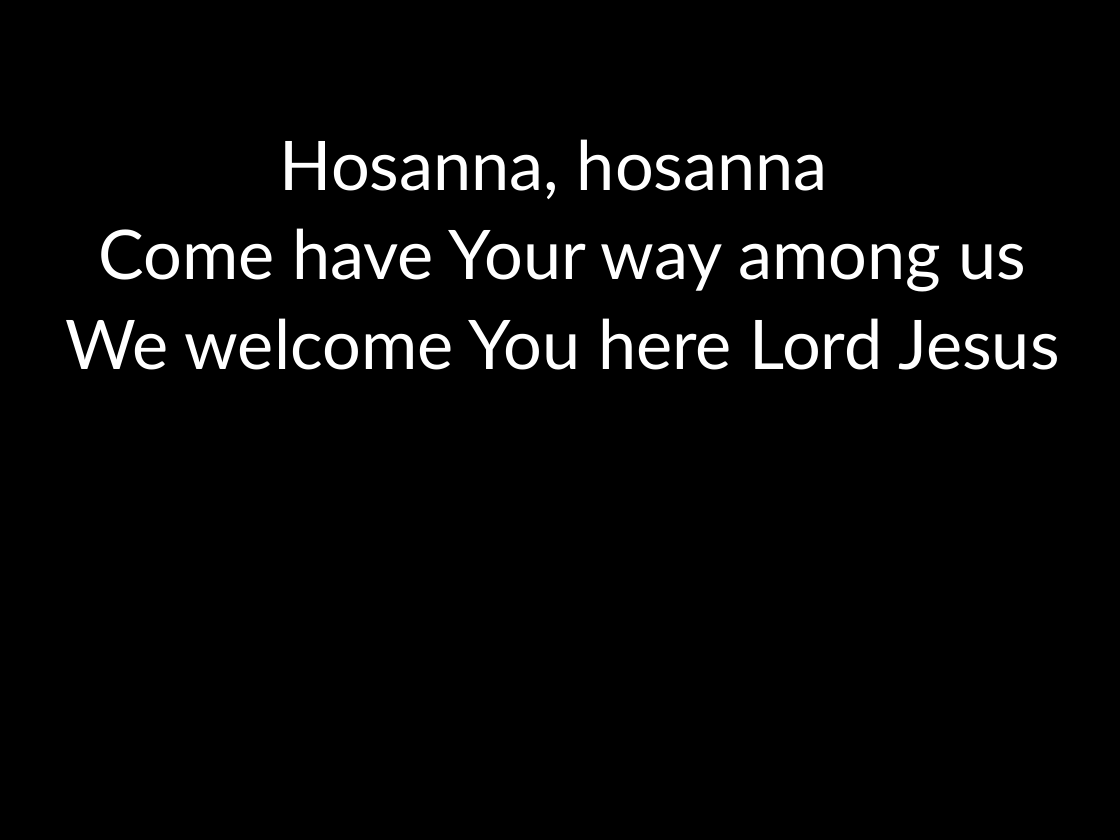
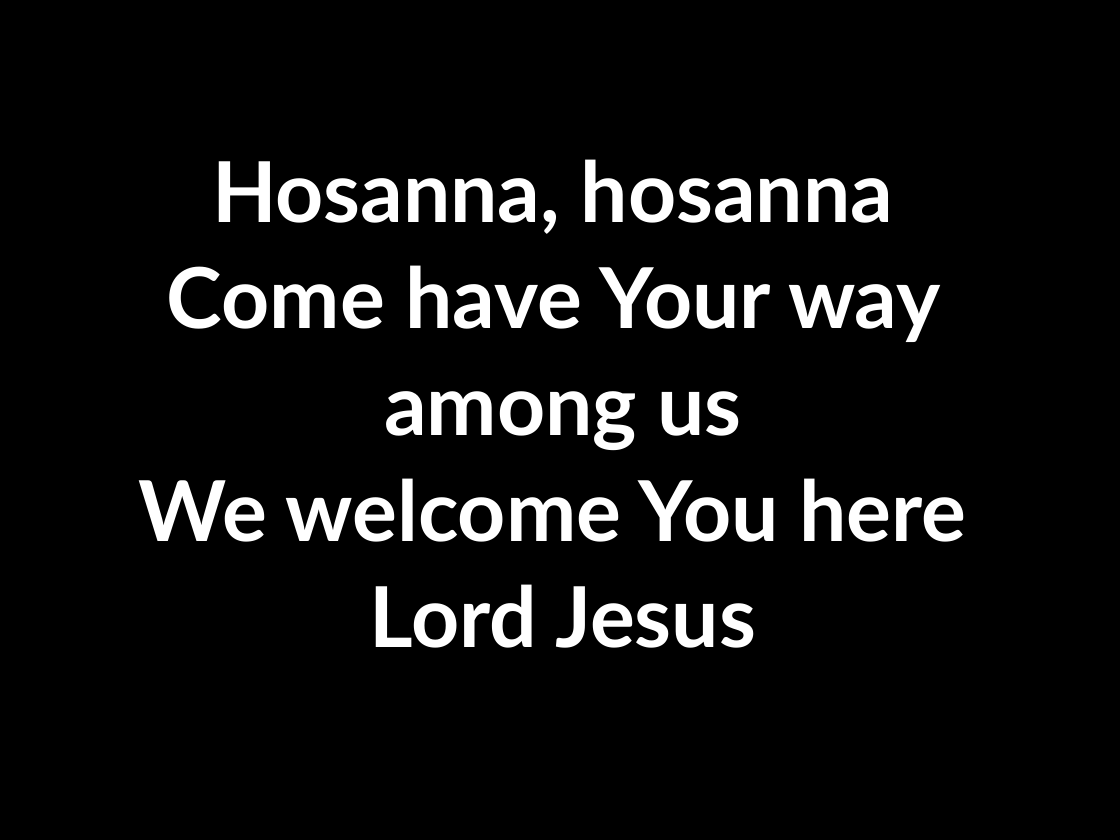
Before and after one commit to kendall412/worship, a slide deck: slide 12 of Hosanna (Praise is Rising).pptx (slide 8 before the commit). Drawn at 1120x840 pixels with LibreOffice and Linux fonts; fonts in the diff are those of the drawing. Boxes give left, top, right and bottom in pixels: in the first picture for what was removed or moved away, otherwise in the second. Text is boxed around its words. In the diff, an @@ line names an element or a change of style, - is before the commit and + after.

```diff
--- a/Hosanna (Praise is Rising).pptx
+++ b/Hosanna (Praise is Rising).pptx
@@ subtitle at [212, 159, 893, 234]: size 44 to 54 pt, bold on in "Hosanna, hosanna" @@
@@ subtitle at [139, 265, 966, 648]: text changed; size 44 to 54 pt; bold on @@
-Come have Your way among us
-We welcome You here Lord Jesus
+Come have Your way
+among us
+We welcome You here
+Lord Jesus
```
Also in this commit, not shown: 10 other slides changed, 5 slides added, 5 other files.
